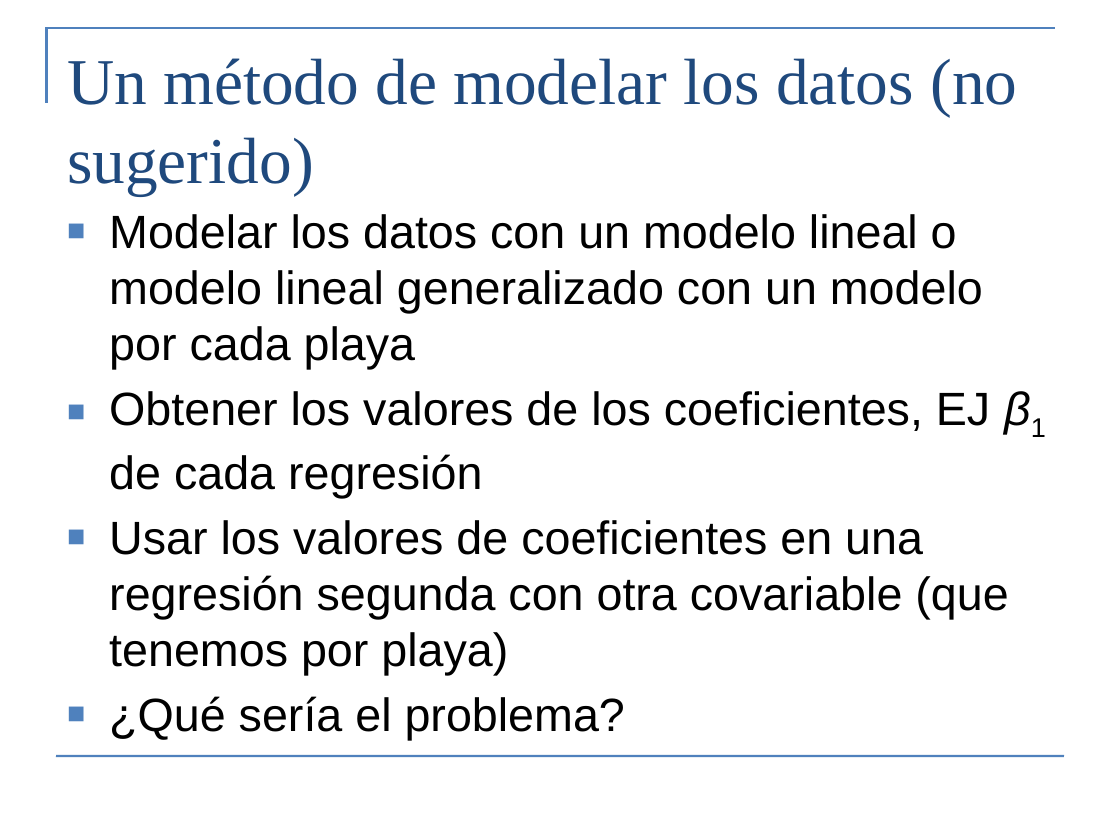
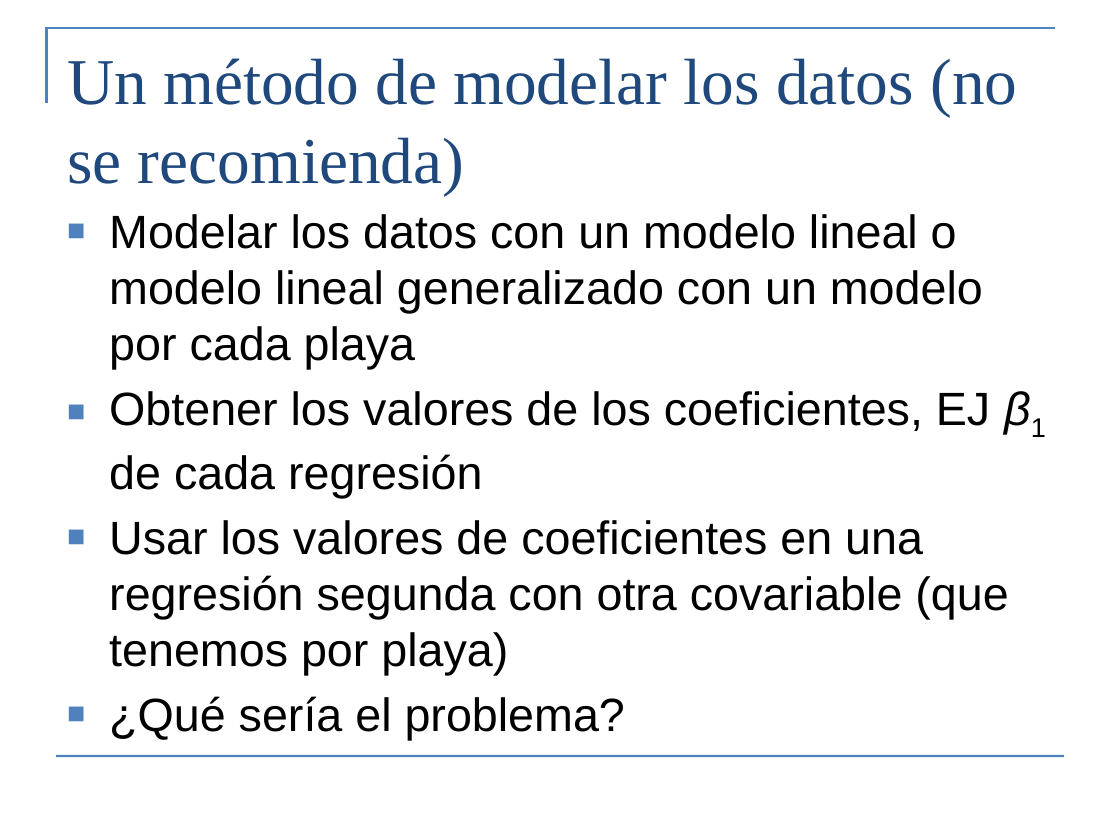
Before and after one commit to noblehendrix/ExtendingLMwithR, a slide deck: slide 24 of Day4/clase/Modelos_Jerarquicos 2018 final.pptx. Drawn at 1120x840 pixels with LibreOffice and Linux fonts; fonts in the diff are those of the drawing. Boxes give left, top, right and bottom in pixels: in the first picture for what was removed or moved away, otherwise in the second. Text is boxed around its words. In the diff, an @@ line names an element or a change of style, - is before the commit and + after.

```diff
--- a/Day4/clase/Modelos_Jerarquicos 2018 final.pptx
+++ b/Day4/clase/Modelos_Jerarquicos 2018 final.pptx
@@ title at box(67, 58, 1017, 195): text changed @@
-Un método de modelar los datos (no sugerido)
+Un método de modelar los datos (no se recomienda)
```
Also in this commit, not shown: 4 other slides changed, 2 other files.
